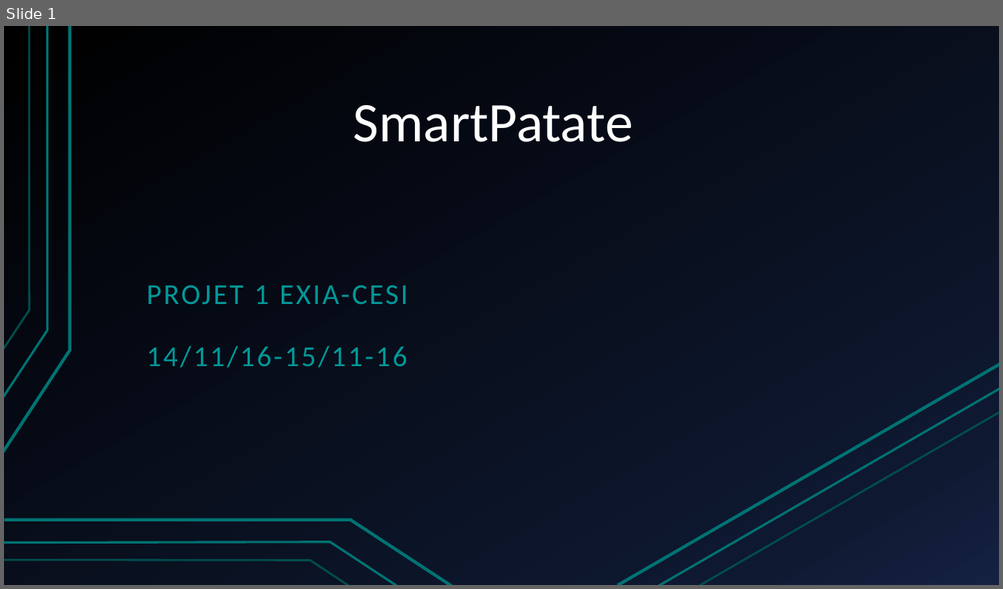
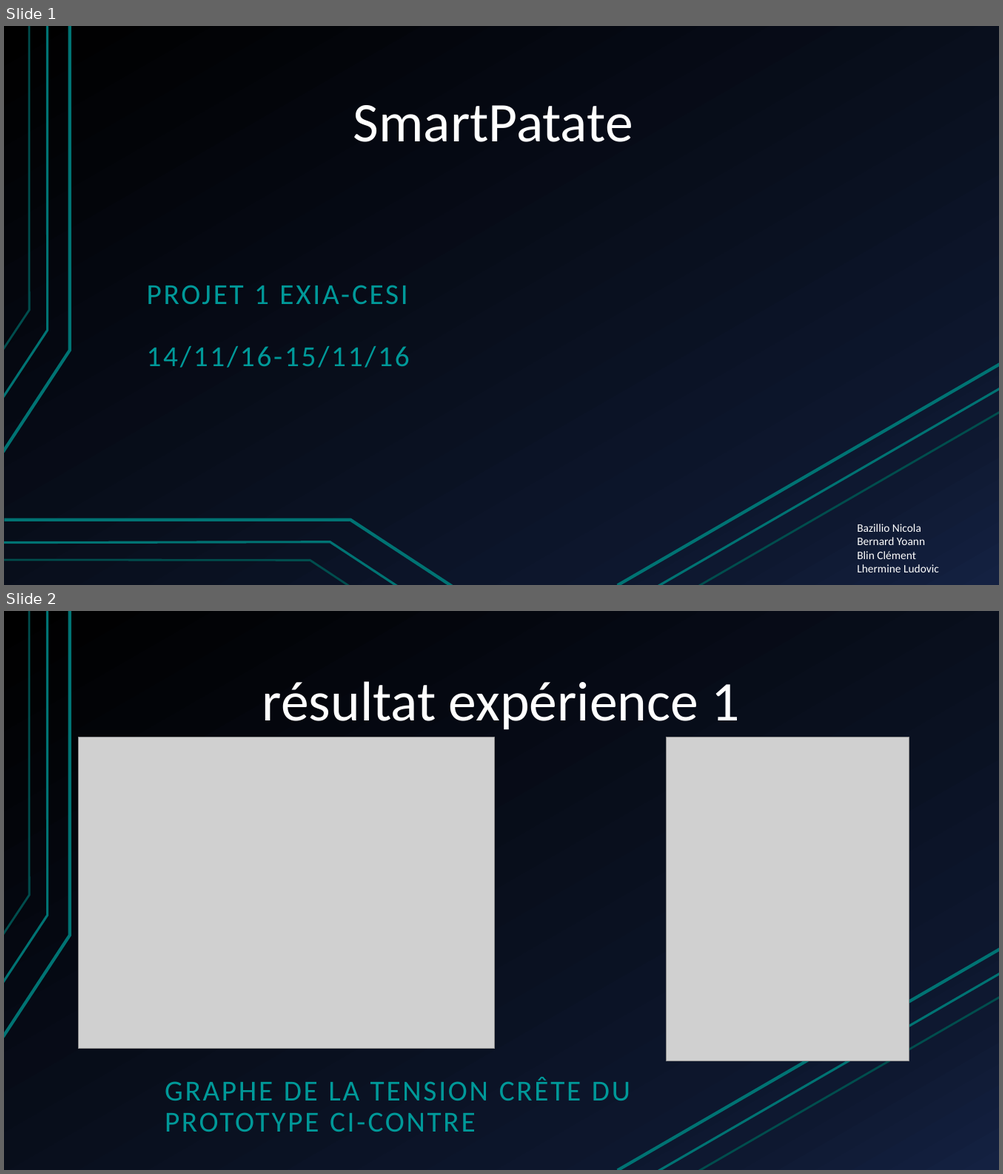
Before and after one commit to Elnicoc0/Projet1, a slide deck: SmartPatate.pptx. Shown one above the other, each under a label of ours: slide 1 before the commit, slides 1 and 2 after it. The pictures are 1003x589 and 1003x1174 pixels, drawn with LibreOffice and Linux fonts; fonts in the diff are those of the drawing; grey boxes stand for pictures. Boxes give left, top, right and bottom in pixels: in the first picture for what was removed or moved away, otherwise in the second. Text is boxed around its words. In the diff, an @@ line names an element or a change of style, - is before the commit and + after.

```diff
--- a/SmartPatate.pptx
+++ b/SmartPatate.pptx
@@ slide 2 added at <box>4,611,999,1170</box>, background gradient #000000 to #0F1931 to #142242; not listed: 6 template elements that a slide beside it also shows @@
@@ title added at <box>262,681,739,730</box>, 54 pt, text #FFFFFF @@
+résultat expérience 1
@@ picture added at <box>79,738,495,1049</box> @@
@@ picture added at <box>666,738,909,1062</box> @@
@@ text added at <box>165,1077,630,1132</box>, 28 pt, text #009999 @@
+GRAPHE DE LA TENSION CRÊTE DU PROTOTYPE CI-CONTRE
@@ slide 1 changed as well @@
@@ subtitle at <box>147,346,410,368</box>: text changed @@
-14/11/16-15/11-16
+14/11/16-15/11/16
@@ text added at <box>856,524,939,573</box>, 11 pt, text #FFFFFF @@
+Bazillio Nicola
+Bernard Yoann
+Blin Clément
+Lhermine Ludovic
```
Also in this commit, not shown: 1 other slide changed, 3 other slides added, 3 slides removed, 2 other files.
